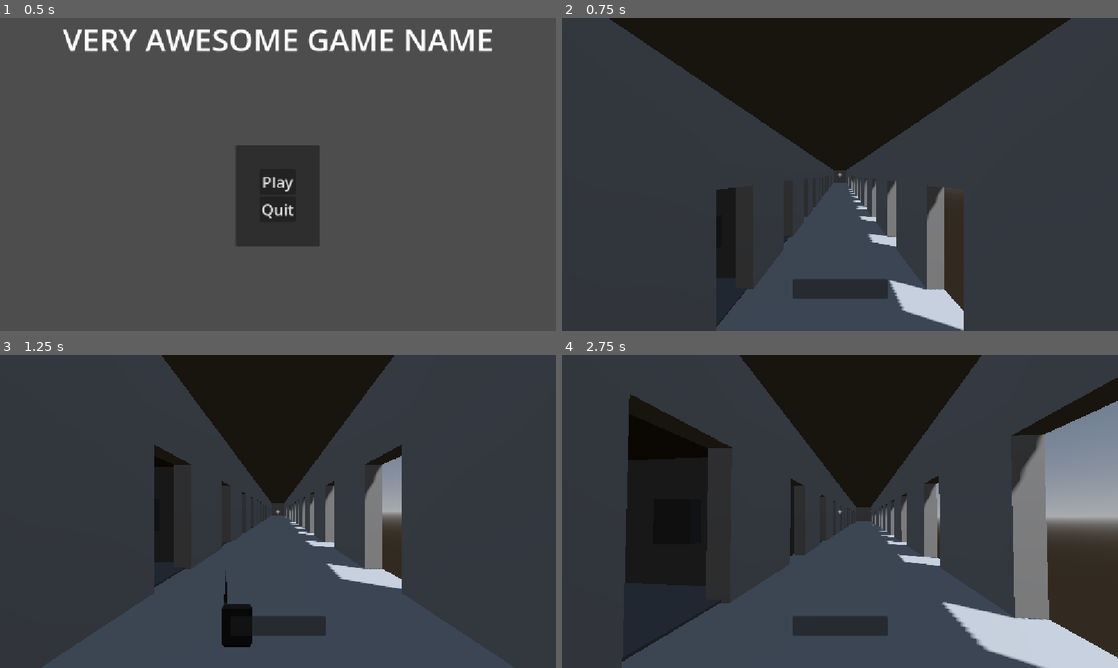
Above: before the commit, frames 1-4 (two rows, left to right).
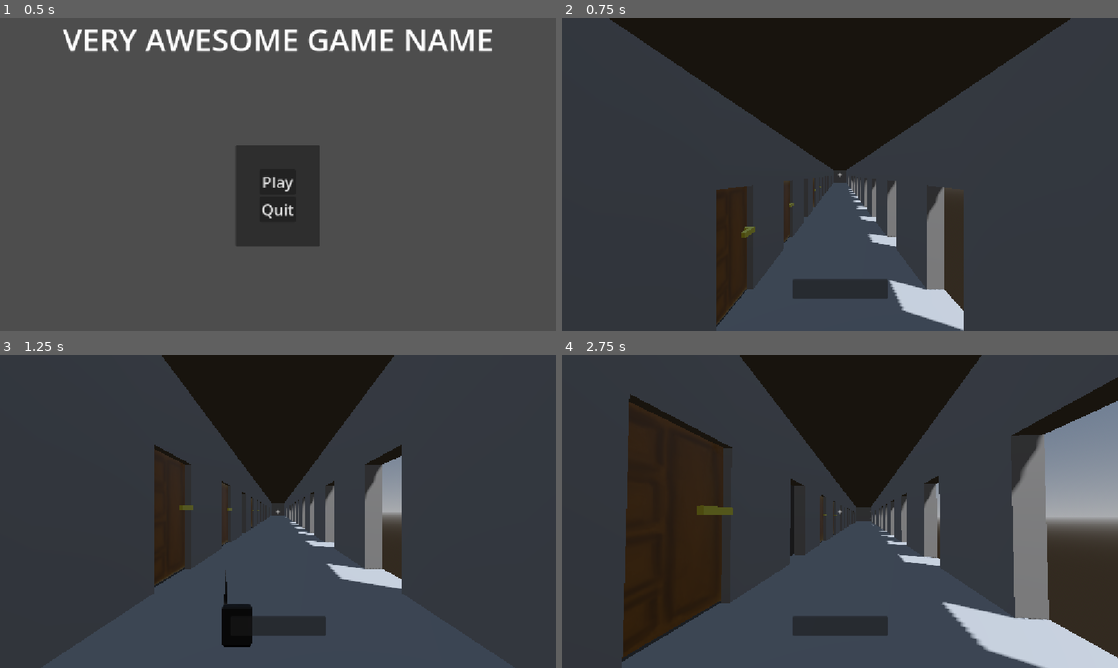
Above: after the commit, the same moments.

Repository: Krikmann/MachineGhost
Game: Godot game, scene res://Content/Menus/MainMenu/main_menu.tscn
Two runs of this game, one before a commit and one after it. Both use one fixed random seed, a clock stepped at 60 frames per second and the inputs below.
Inputs (mouse positions are in pixels of both pictures, inside the frame that each line leads up to):
- Up to frame 1 (0.5 s): no input
- Up to frame 2 (0.75 s): click "Play" at 0.5 s
- Up to frame 3 (1.25 s): no input
- Up to frame 4 (2.75 s): move the mouse to (867, 511) at 1.27 s; hold E (interact) 1.28-2.03 s; hold W (up) from 1.28 s (still down); tap Space (jump) at 1.52, 2.27 s; move the mouse to (812, 511) at 2.02 s; tap F (sb_voice) at 2.1 s

Frame 1 is identical in both runs. In frame 2, 1.6% of the frame differs, in the area x 27-47%, y 52-98%; in frame 3, 1.2%; in frame 4, 8.6%, in the area x 10-50%, y 15-97%.

Commit message:
Fixed door overlay material

Diff:
--- a/ghost-machine/Objects/Door/door.tscn
+++ b/ghost-machine/Objects/Door/door.tscn
@@ -5,7 +5,7 @@
 [ext_resource type="Shader" uid="uid://exsoc8831120" path="res://Objects/InteractionSystem/HoverOverlay.tres" id="3_c24xa"]
 
 [sub_resource type="BoxShape3D" id="BoxShape3D_v36i1"]
-size = Vector3(3.3635254, 6.466919, 3.375)
+size = Vector3(3.3635254, 6.466919, 2.1759033)
 
 [sub_resource type="ShaderMaterial" id="ShaderMaterial_yh2pu"]
 render_priority = 0
@@ -14,16 +14,22 @@
 shader_parameter/Speed = Vector2(0, 0.03)
 shader_parameter/Num_of_Lines = 120.0
 shader_parameter/Line_Thickness = -10.0
-shader_parameter/overlay_strength = 1.0
+
+[sub_resource type="ShaderMaterial" id="ShaderMaterial_c24xa"]
+render_priority = 0
+shader = ExtResource("3_c24xa")
+shader_parameter/Color = Color(0.321569, 0.321569, 0.321569, 1)
+shader_parameter/Speed = Vector2(0, 0.03)
+shader_parameter/Num_of_Lines = 120.0
+shader_parameter/Line_Thickness = -10.0
 
 [node name="Door" type="StaticBody3D" unique_id=1652005241 node_paths=PackedStringArray("DoorAnchor")]
 transform = Transform3D(0.5, 0, 0, 0, 0.5, 0, 0, 0, 0.5, 0, 0, 0)
 script = ExtResource("1_xnqow")
 DoorAnchor = NodePath("DoorAnchor")
-IsOpen = true
 
 [node name="CollisionShape3D" type="CollisionShape3D" parent="." unique_id=994696413]
-transform = Transform3D(-4.371139e-08, 0, 1, 0, 1, 0, -1, 0, -4.371139e-08, 0.06347649, 2.7334595, -1.7326994)
+transform = Transform3D(-4.371139e-08, 0, 1, 0, 1, 0, -1, 0, -4.371139e-08, -0.53607184, 2.7334595, -1.7326994)
 shape = SubResource("BoxShape3D_v36i1")
 
 [node name="DoorAnchor" type="Node3D" parent="." unique_id=1065094316]
@@ -32,11 +38,11 @@
 [node name="uks" parent="DoorAnchor" unique_id=1945532782 instance=ExtResource("2_yh2pu")]
 transform = Transform3D(1, 0, 0, 0, 1, 0, 0, 0, 1, 1.7499113, 0, 0)
 
-[node name="Cube" parent="DoorAnchor/uks" index="0" unique_id=1826801439]
-material_overlay = SubResource("ShaderMaterial_6hnio")
-
-[node name="Cube_001" parent="DoorAnchor/uks" index="1" unique_id=110047295]
-layers = 3
+[node name="Cube" parent="DoorAnchor/uks" index="0" unique_id=1835882070]
 material_overlay = SubResource("ShaderMaterial_yh2pu")
 
+[node name="Cube_001" parent="DoorAnchor/uks" index="1" unique_id=1634366284]
+layers = 3
+material_overlay = SubResource("ShaderMaterial_c24xa")
+
 [editable path="DoorAnchor/uks"]
--- a/ghost-machine/Objects/InteractionSystem/HoverOverlay.tres
+++ b/ghost-machine/Objects/InteractionSystem/HoverOverlay.tres
@@ -39,6 +39,7 @@
 
 [sub_resource type="VisualShaderNodeFloatParameter" id="VisualShaderNodeFloatParameter_8payu"]
 parameter_name = "overlay_strength"
+qualifier = 2
 default_value_enabled = true
 
 [sub_resource type="VisualShaderNodeInput" id="VisualShaderNodeInput_d0f4t"]
